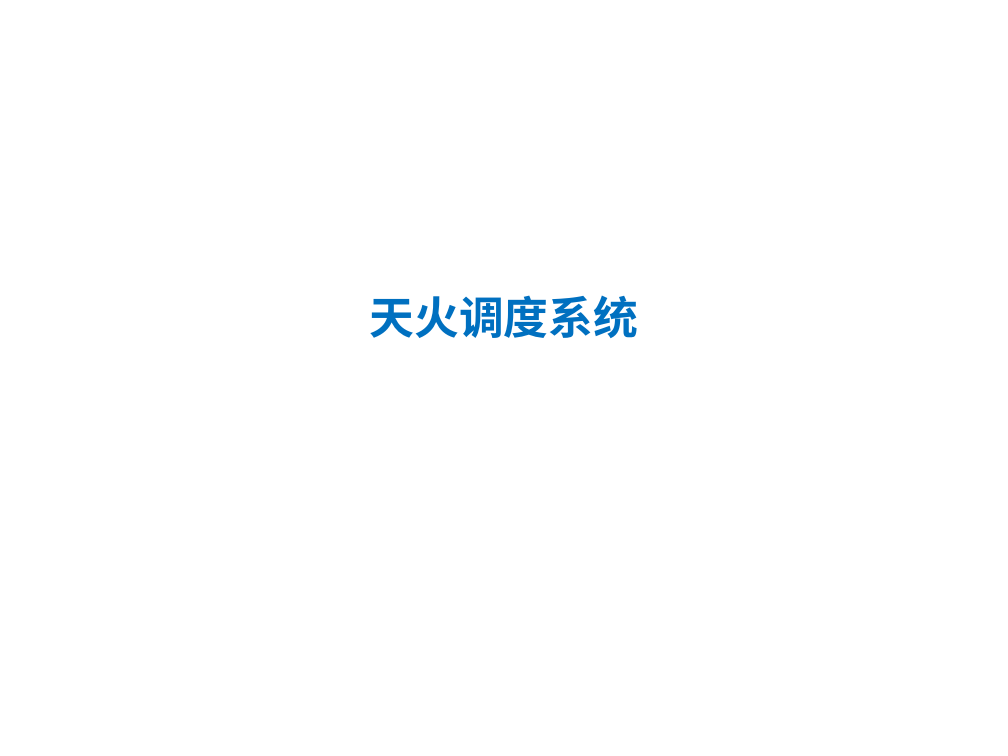
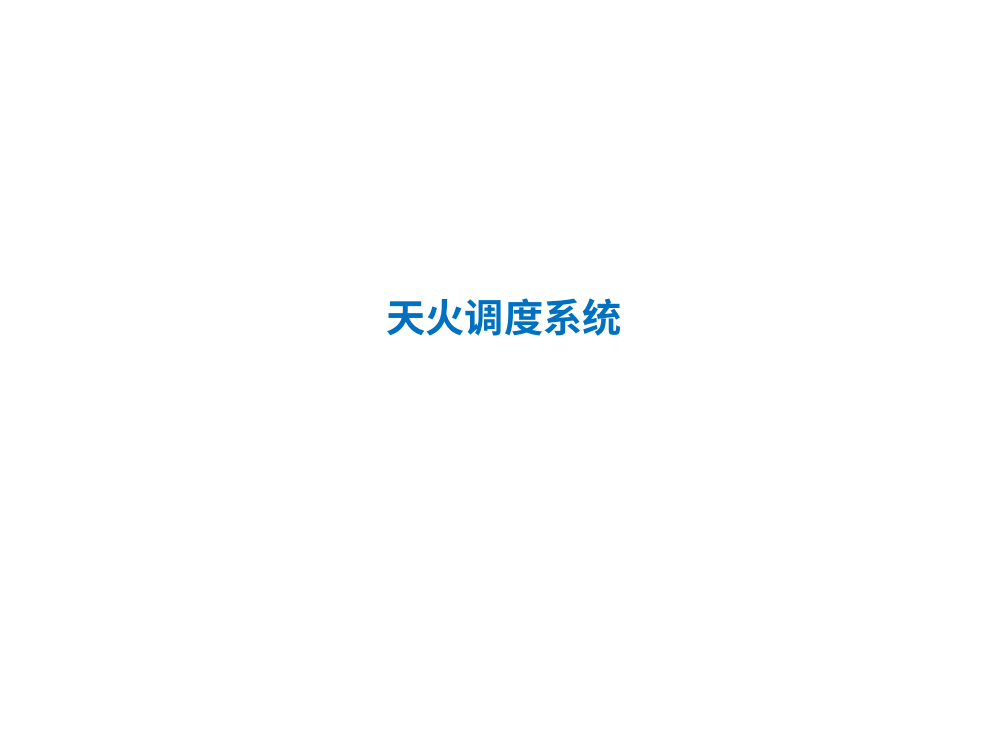
Before and after one commit to ylpu/distribute-scheduler, a slide deck: slide 1 of files/dis-scheduler.ppt. Drawn at 1008x756 pixels with LibreOffice and Linux fonts; fonts in the diff are those of the drawing. Boxes give left, top, right and bottom in pixels: in the first picture for what was removed or moved away, otherwise in the second. Text is boxed around its words. In the diff, an @@ line names an element or a change of style, - is before the commit and + after.

```diff
--- a/files/dis-scheduler.ppt
+++ b/files/dis-scheduler.ppt
@@ title "天火调度系统" at (x1=387, y1=298, x2=622, y2=336): size 32 to 28 pt @@
```
Also in this commit, not shown: 7 other slides changed, 3 slides added, 7 other files.
